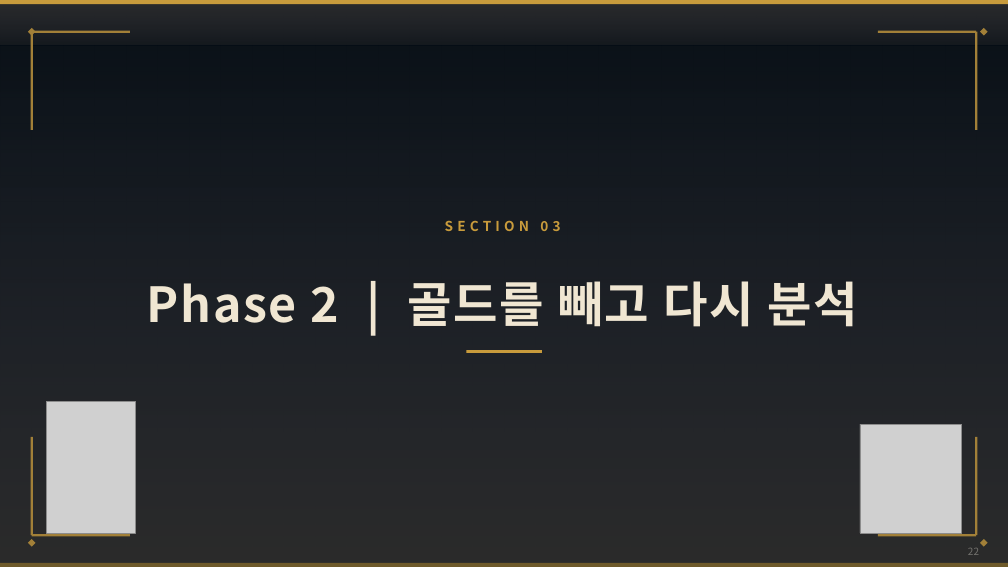
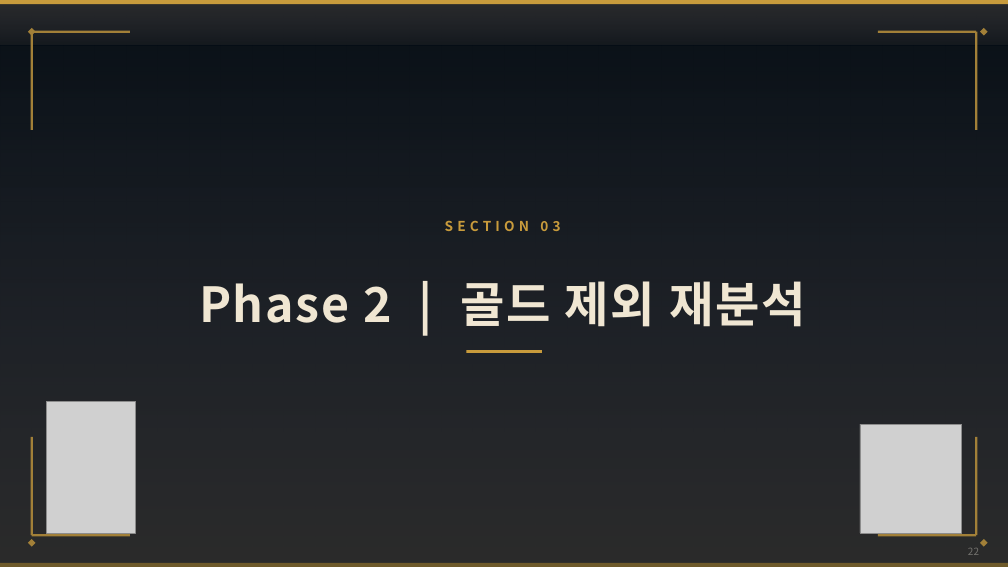
Before and after one commit to wpalswpa/project2608, a slide deck: slide 22 of 4조(십분컷)_미니2프로젝트_LoL 인게임 시점별 경기 데이터 기반 승패 예측 및 핵심 승리요인 분석_발표자료.pptx. Drawn at 1008x567 pixels with LibreOffice and Linux fonts; fonts in the diff are those of the drawing; grey boxes stand for pictures; background and template pictures are left out; a plain dark background stands for a picture behind light text. Boxes give left, top, right and bottom in pixels: in the first picture for what was removed or moved away, otherwise in the second. Text is boxed around its words. In the diff, an @@ line names an element or a change of style, - is before the commit and + after.

```diff
--- a/4조(십분컷)_미니2프로젝트_LoL 인게임 시점별 경기 데이터 기반 승패 예측 및 핵심 승리요인 분석_발표자료.pptx
+++ b/4조(십분컷)_미니2프로젝트_LoL 인게임 시점별 경기 데이터 기반 승패 예측 및 핵심 승리요인 분석_발표자료.pptx
@@ text at bbox=[199, 281, 806, 327]: text changed @@
-Phase 2 | 골드를 빼고 다시 분석
+Phase 2 | 골드 제외 재분석
```
Also in this commit, not shown: 27 other slides changed, 1 slide added, 1 other file.
